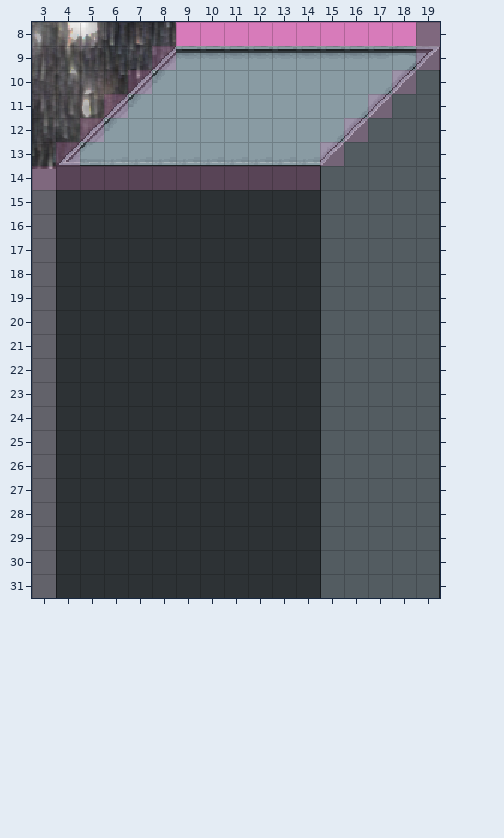
An edit to a level. Tiled map, res/maps/rooftop.tmx. The picture above was drawn from the file before the commit.
Cells are 16x16 px. Shown: x 3..19, y 8..31.
Once edited:
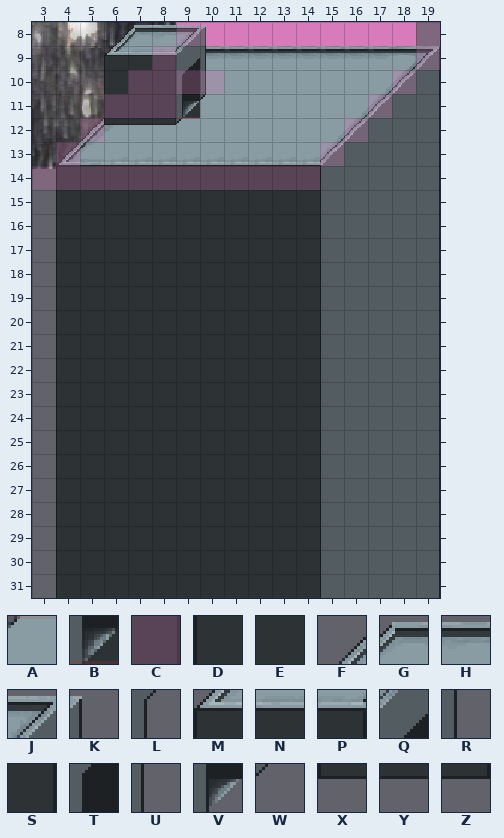
Key: from "exit_markers": A 7, B 8; from "rooftop": C 7, D 24, E 25, F 48, G 49, H 50, J 51, K 52, L 53, M 56, N 57, P 58, Q 59, R 61, S 66, T 67, U 68, V 75, W 76, X 80, Y 81, Z 82.
_ is an empty cell.
Objects are placed by their top-left corner, in cells (3,4 is the top-left corner of cell 3,4); size is 1x1 cell unless given.
Tiles of an added or newly shown layer are drawn over the layers below it.
See-through tiles are keyed as they look on the map.
From old to new:
Layer "entities" (added):
added: L at 9,10
added: R at 9,11
added: E at 9,11
Layer "props" (added):
y 10: x 6..10 _____ -> DESTU
y 11: x 6..10 _____ -> DESVW
y 12: x 6..9 ____ -> XYZW
Layer "above" (added):
y 8: x 6..10 _____ -> FGHJK
y 9: x 6..10 _____ -> MNPQU
Layer "collision":
y 10: x 8..10 ___ -> CCC
y 11: x 7..9 ___ -> CCB
y 12: x 9 _ -> A
